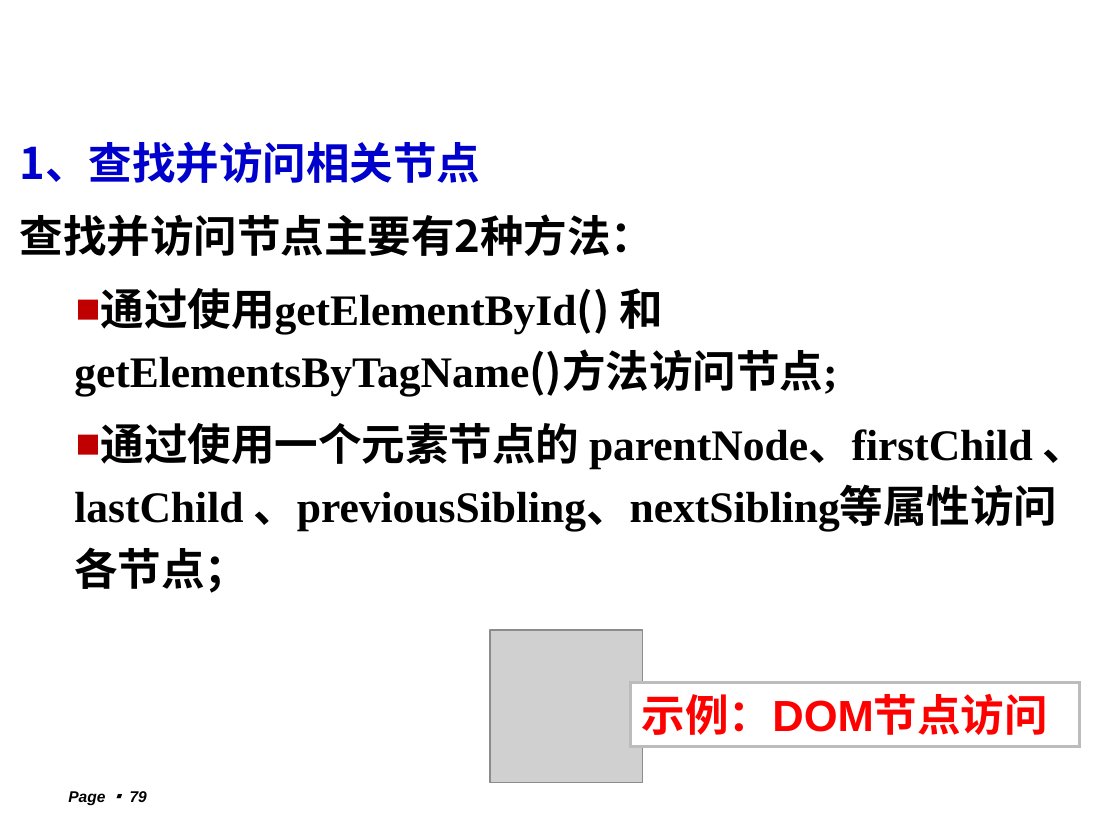
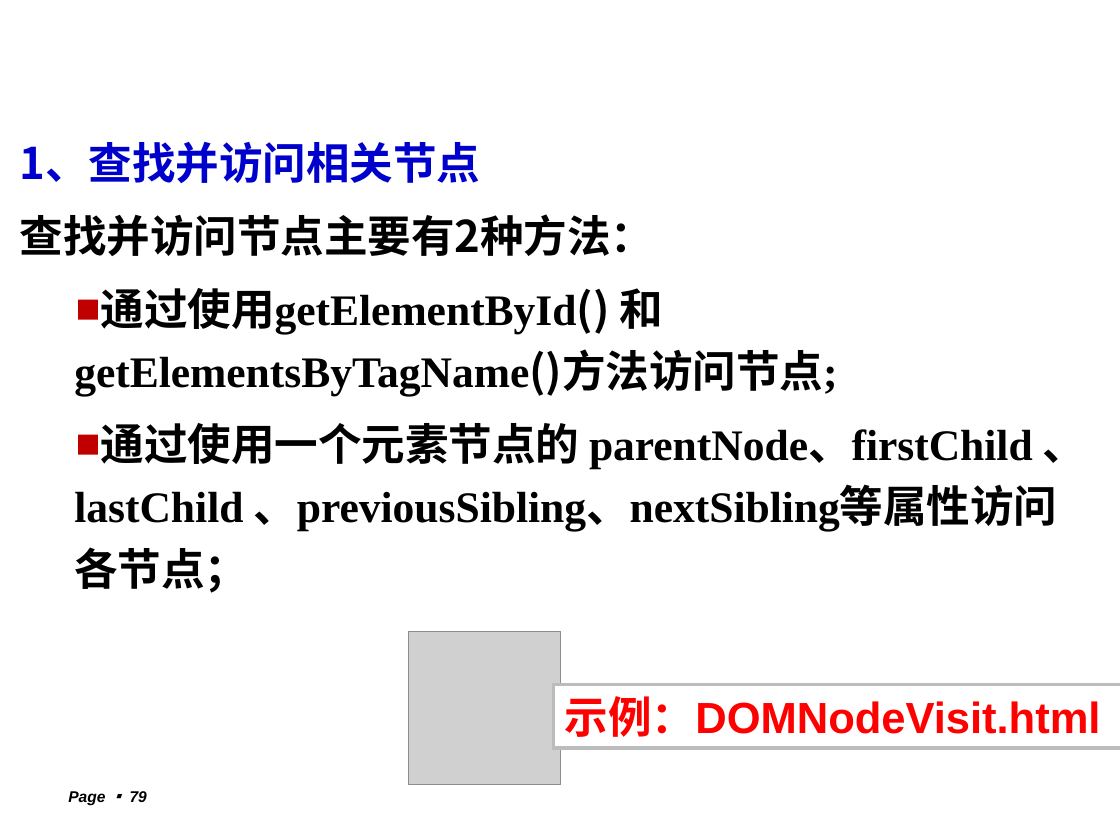
Before and after one commit to lxn56975/webdev, a slide deck: slide 79 of Chapter4Javascript.ppt. Drawn at 1120x840 pixels with LibreOffice and Linux fonts; fonts in the diff are those of the drawing; grey boxes stand for pictures; background and template pictures are left out. Boxes give left, top, right and bottom in pixels: in the first picture for what was removed or moved away, otherwise in the second. Text is boxed around its words. In the diff, an @@ line names an element or a change of style, - is before the commit and + after.

```diff
--- a/Chapter4Javascript.ppt
+++ b/Chapter4Javascript.ppt
@@ picture moved from (x1=491, y1=631, x2=643, y2=783) to (x1=408, y1=632, x2=560, y2=784) @@
@@ rectangle "示例：DOMNodeVisit.html" resized from (x1=631, y1=682, x2=1080, y2=746) to (x1=554, y1=684, x2=1120, y2=748) @@
@@ text in rectangle at (x1=565, y1=696, x2=1101, y2=737): text changed @@
-示例：DOM节点访问
+示例：DOMNodeVisit.html
```
Also in this commit, not shown: 4 other slides changed, 1 other file.
